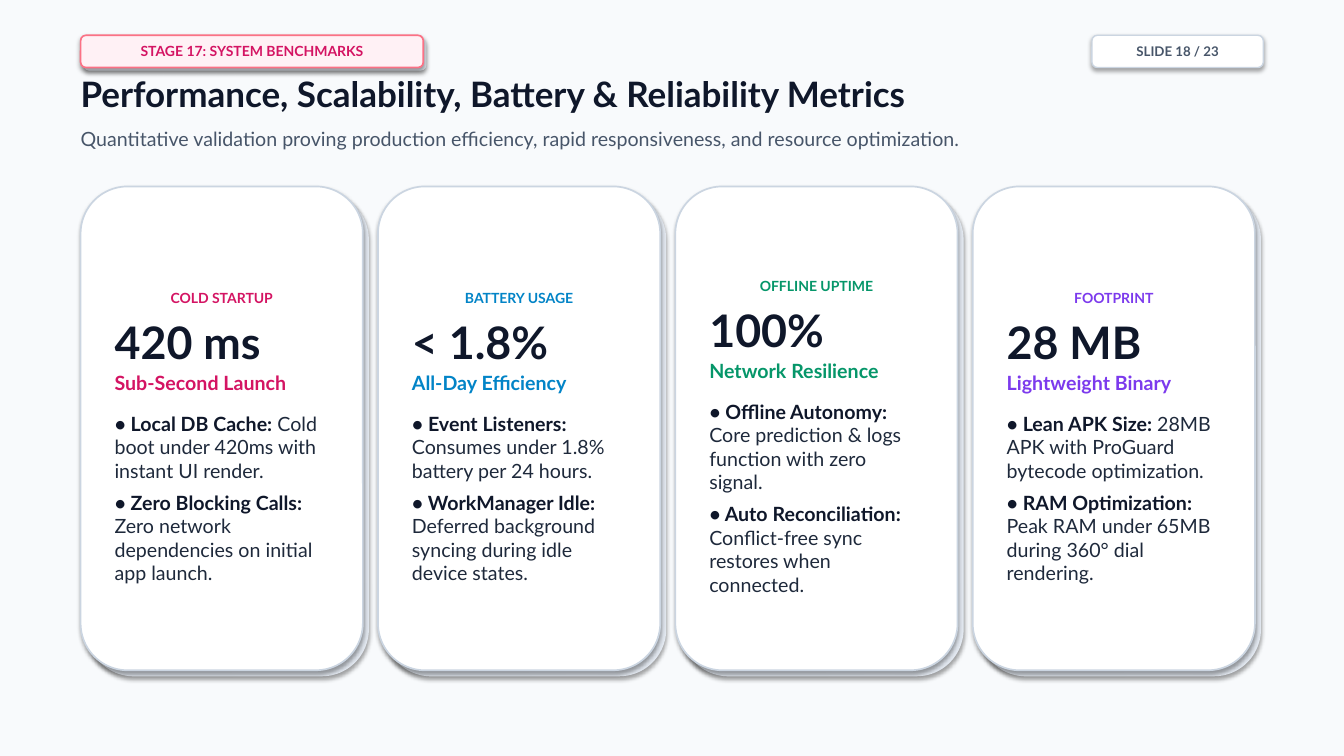
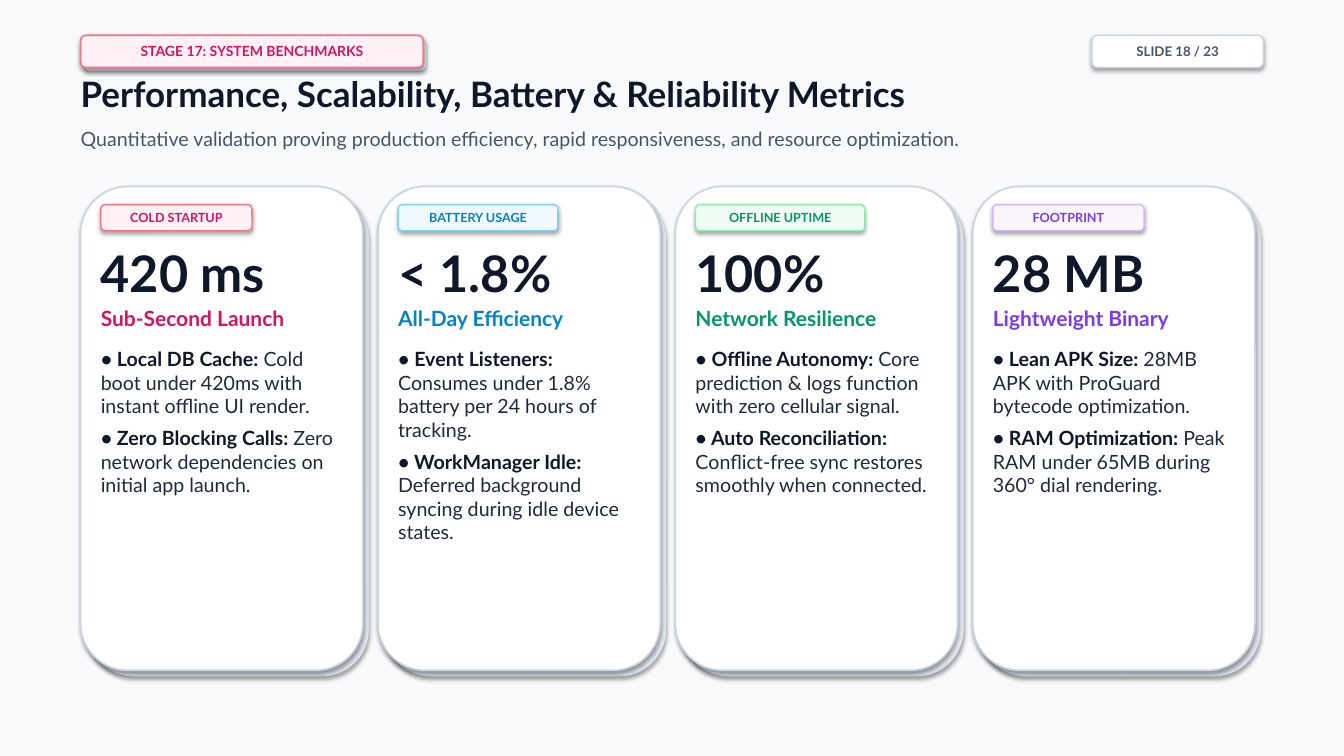
Before and after one commit to cyclecarehelpcenter-sudo/CycleCare, a slide deck: slide 18 of CycleCare_Project_Presentation.pptx. Drawn at 1344x756 pixels with LibreOffice and Linux fonts; fonts in the diff are those of the drawing. Boxes give left, top, right and bottom in pixels: in the first picture for what was removed or moved away, otherwise in the second. Text is boxed around its words. In the diff, an @@ line names an element or a change of style, - is before the commit and + after.

```diff
--- a/CycleCare_Project_Presentation.pptx
+++ b/CycleCare_Project_Presentation.pptx
@@ rounded rectangle added at (81, 187, 363, 670), fill #FFFFFF, outline #CBD5E1 1.2 pt @@
@@ rounded rectangle added at (101, 205, 252, 231), fill #FFF1F5, outline #FB7185 1 pt, 9 pt, text #D41463, bold @@
+COLD STARTUP
@@ rounded rectangle added at (378, 187, 660, 670), fill #FFFFFF, outline #CBD5E1 1.2 pt @@
@@ rounded rectangle added at (398, 205, 558, 231), fill #F0F9FF, outline #7DD3FC 1 pt, 9 pt, text #0284C7, bold @@
+BATTERY USAGE
@@ rounded rectangle added at (676, 187, 958, 670), fill #FFFFFF, outline #CBD5E1 1.2 pt @@
@@ rounded rectangle added at (696, 205, 865, 231), fill #F0FDF4, outline #86EFAC 1 pt, 9 pt, text #059669, bold @@
+OFFLINE UPTIME
@@ rounded rectangle added at (973, 187, 1255, 670), fill #FFFFFF, outline #CBD5E1 1.2 pt @@
@@ rounded rectangle added at (993, 205, 1144, 231), fill #FAF5FF, outline #D8B4FE 1 pt, 9 pt, text #7C3AED, bold @@
+FOOTPRINT
@@ text at (101, 255, 284, 326): size 32 to 36 pt in "420 ms"; size 14 to 15 pt in "Sub-Second Launch" @@
@@ text "420 ms": place and size @@
-text "420 ms" at (81, 187, 363, 670)
+text "420 ms" at (101, 255, 333, 496)
@@ text at (398, 255, 564, 330): size 32 to 36 pt in "< 1.8%"; size 14 to 15 pt in "All-Day Efficiency" @@
@@ text "< 1.8%": place and size @@
-text "< 1.8%" at (378, 187, 660, 670)
+text "< 1.8%" at (398, 255, 619, 539)
@@ vertical alignment middle to top; fill #FFFFFF to none; outline #CBD5E1 1.2 pt to none; shadow off in 4 elements at (993, 255, 1224, 496), (101, 255, 333, 496), (398, 255, 619, 539), (695, 255, 927, 496) @@
@@ text at (695, 255, 876, 326): size 32 to 36 pt in "100%"; size 14 to 15 pt in "Network Resilience" @@
@@ text "100%": place and size @@
-text "100%" at (676, 187, 958, 670)
+text "100%" at (695, 255, 927, 496)
@@ text at (993, 255, 1168, 330): size 32 to 36 pt in "28 MB"; size 14 to 15 pt in "Lightweight Binary" @@
@@ text "28 MB": place and size @@
-text "28 MB" at (973, 187, 1255, 670)
+text "28 MB" at (993, 255, 1224, 496)
@@ text at (171, 292, 273, 303): paragraph removed @@
-COLD STARTUP
@@ text at (465, 292, 573, 303): paragraph removed @@
-BATTERY USAGE
@@ text at (760, 280, 873, 291): paragraph removed @@
-OFFLINE UPTIME
@@ text at (1074, 292, 1153, 303): paragraph removed @@
-FOOTPRINT
@@ text at (101, 351, 309, 413): text changed @@
-• Local DB Cache: Cold boot under 420ms with instant UI render.
+• Local DB Cache: Cold boot under 420ms with instant offline UI render.
@@ text at (398, 351, 597, 441): text changed @@
-• Event Listeners: Consumes under 1.8% battery per 24 hours.
+• Event Listeners: Consumes under 1.8% battery per 24 hours of tracking.
@@ text at (695, 351, 927, 496): text changed @@
-• Offline Autonomy: Core prediction & logs function with zero signal.
-• Auto Reconciliation: Conflict-free sync restores when connected.
+• Offline Autonomy: Core prediction & logs function with zero cellular signal.
+• Auto Reconciliation: Conflict-free sync restores smoothly when connected.
```
Also in this commit, not shown: 22 other slides changed, 32 other files.
